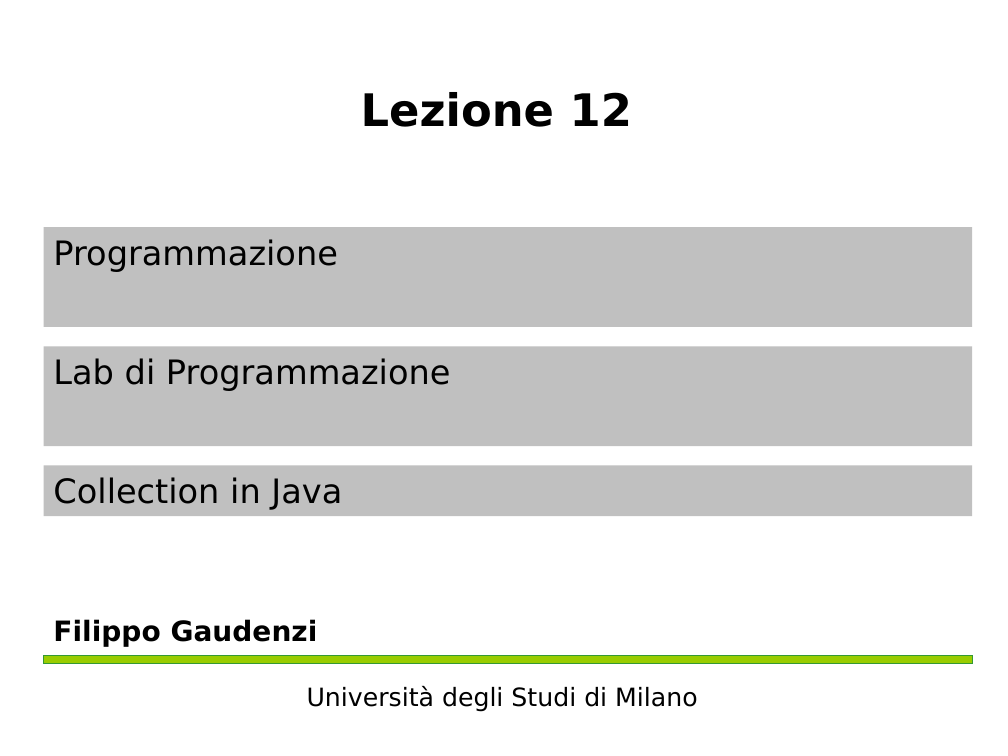
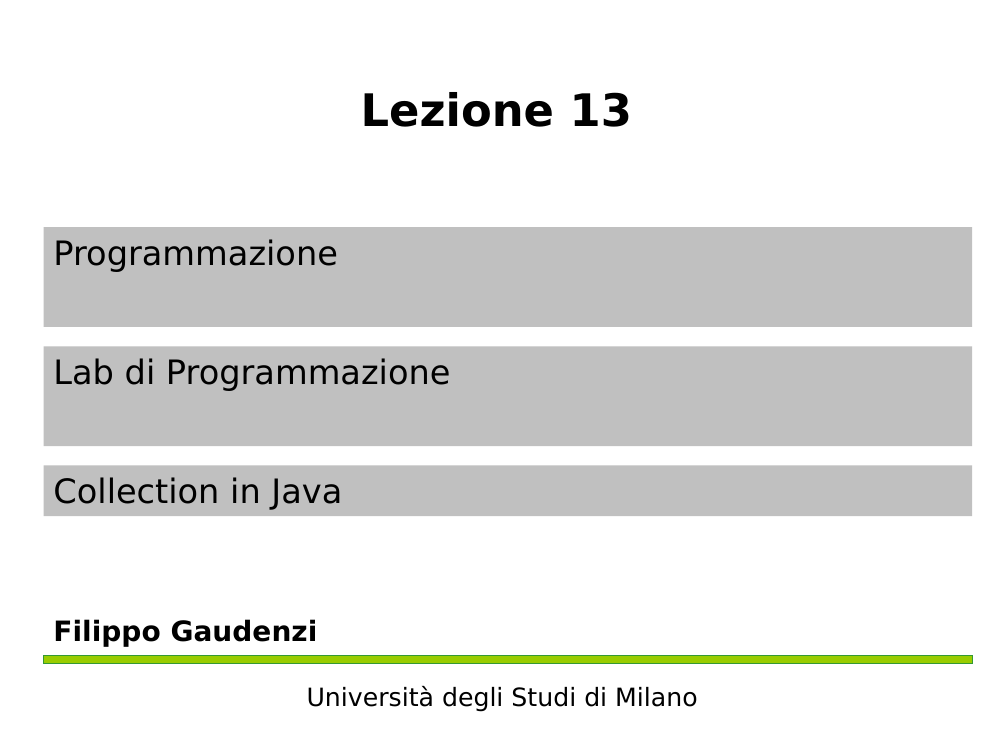
Before and after one commit to fgaudenzi/lezioni, a slide deck: slide 1 of lez 13/lez 13.pptx. Drawn at 1008x756 pixels with LibreOffice and Linux fonts; fonts in the diff are those of the drawing. Boxes give left, top, right and bottom in pixels: in the first picture for what was removed or moved away, otherwise in the second. Text is boxed around its words. In the diff, an @@ line names an element or a change of style, - is before the commit and + after.

Commit message:
lez 13fix

```diff
--- a/lez 13/lez 13.pptx
+++ b/lez 13/lez 13.pptx
@@ title at <box>361,92,632,127</box>: text changed @@
-Lezione 12
+Lezione 13
```
